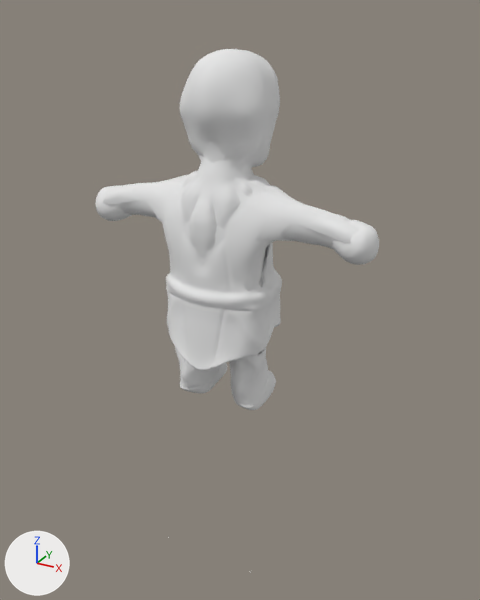
Before and after pictures for a commit that changed the Blender file GGJ/Assets/models/zingaro.blend.
One viewpoint serves both versions: a 50 mm camera at (4.11, -7.14, 4.68) aimed at (0.1, 0.16, 1.03). Lighting does not change. The marker at lower left points along +X, +Y and +Z.

Before the edit, the objects in view are built like this:
```python
me_plane = bpy.data.meshes.new('Plane')
me_plane.from_pydata(...)  # 89 vertices, 75 faces, 2 loose edges; spans x 0.0..1.96, y -0.67..0.66, z -0.27..2.49
me_plane.polygons.foreach_set('use_smooth', [True] * 75)
me_zbrush_defualt_group = bpy.data.meshes.new('ZBrush_defualt_group')
me_zbrush_defualt_group.from_pydata(...)  # 24235 vertices, 24232 faces; spans x -2.03..2.03, y -2.12..2.51, z -0.96..0.79
me_zbrush_defualt_group.polygons.foreach_set('use_smooth', [True] * 24232)
me_zbrush_defualt_group.materials.append(mat_material_001)  # white #e7e7e7
ob_plane = bpy.data.objects.new('Plane', me_plane)
ob_plane.location = (0.0, 0.0, 1.73)
_m = ob_plane.modifiers.new('Mirror', 'MIRROR')
_m.use_clip = True
ob_zbrush_defualt_group = bpy.data.objects.new('ZBrush_defualt_group', me_zbrush_defualt_group)
ob_zbrush_defualt_group.location = (0.0, 0.0, 1.73)
ob_zbrush_defualt_group.rotation_euler = (1.571, 0.0, 0.0)  # degrees (90, 0, 0)
```
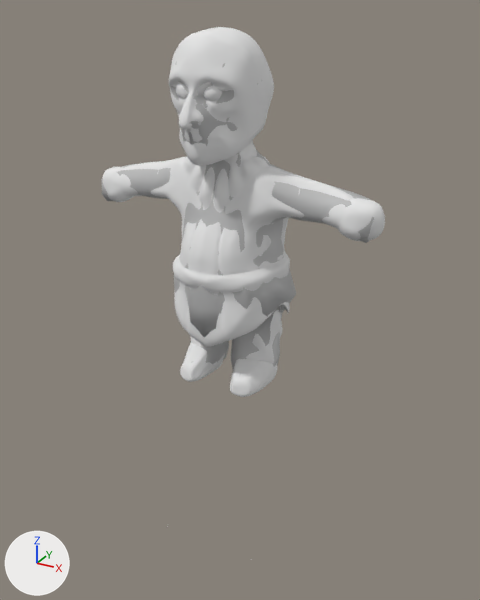
Where the change shows, as pixel boxes [x1, y1, x2, y2] in the pictures (480 x 600 px):
'ZBrush_defualt_group', moved, turned
    before: [95, 49, 379, 410]
    after: [102, 27, 385, 397]
'Plane', reshaped, moved, turned, modifiers changed
    before: [103, 141, 359, 292]
    after: [101, 61, 374, 377]
'Sphere', added
    after: [176, 84, 222, 101]
part 1 of me_plane, built on
    before: [169, 197, 250, 291]
    after: [170, 61, 374, 377]
part 2 of me_plane, recoloured
    before: [103, 141, 359, 292]
    after: [101, 162, 217, 266]

The change, as a list of edits to the scene's bpy script:
```text
Add mat_untitled:
    mat_untitled = principled_material('Untitled')
    mat_untitled.base_color = (0.5, 0.5, 0.5)  # grey #bcbcbc
Change me_plane:
    used by ob_plane; location = (0.0, 0.0, 1.73)
    remove me_plane.from_pydata(...)  # 89 vertices, 75 faces, 2 loose edges; spans x 0.0..1.96, y -0.67..0.66, z -0.27..2.49
    add me_plane.from_pydata(...)  # 318 vertices, 328 faces; spans x -1.96..1.96, y -0.78..0.96, z -2.07..2.51
    me_plane part 1
    8 vertices are removed from x 0.0..0.35, y -0.62..0.6, z -0.25..2.49
    24 faces are deleted
    2 loose edges are deleted
    4 vertices move from x 0.56..0.65, y -0.3..0.17, z -0.13..0.18 to x 0.54..0.65, y -0.26..0.2, z 0.0..0.22
    237 vertices are added at x -1.96..0.81, y -0.78..0.96, z -2.07..2.51
    277 new faces join them
    me_plane part 2: 66 faces spanning x 0.0..1.96, y -0.59..0.66, z -0.27..2.36 switch from no material to mat_untitled (grey #bcbcbc)
Add me_sphere:
    me_sphere.from_pydata(...)  # a UV sphere (32 segments, 16 rings, poles along z) spanning x 0.48..2.48, y 3.74..5.74, z 29.46..31.46
    me_sphere.polygons.foreach_set('use_smooth', [True] * 512)
Change ob_plane:
    remove _m = ob_plane.modifiers.new('Mirror', 'MIRROR')
    remove _m.use_clip = True
    ob_plane.location: (0.0, 0.0, 1.73) -> (0.0, 0.0, 1.97)
    ob_plane.rotation_euler: (0.0, 0.0, 0.0) -> (0.0, 0.0, 3.142)  # degrees (0, 0, 0) -> degrees (0, 0, 180)
Change ob_zbrush_defualt_group:
    ob_zbrush_defualt_group.location: (0.0, 0.0, 1.73) -> (0.0, 0.0, 1.97)
    ob_zbrush_defualt_group.rotation_euler: (1.571, 0.0, 0.0) -> (1.571, 0.0, 3.142)  # degrees (90, 0, 0) -> degrees (90, 0, 180)
Add ob_sphere:
    ob_sphere = bpy.data.objects.new('Sphere', me_sphere)
    ob_sphere.location = (0.0, -1.14, 0.24)
    ob_sphere.scale = (0.118, 0.118, 0.118)
    _m = ob_sphere.modifiers.new('Mirror', 'MIRROR')
```
